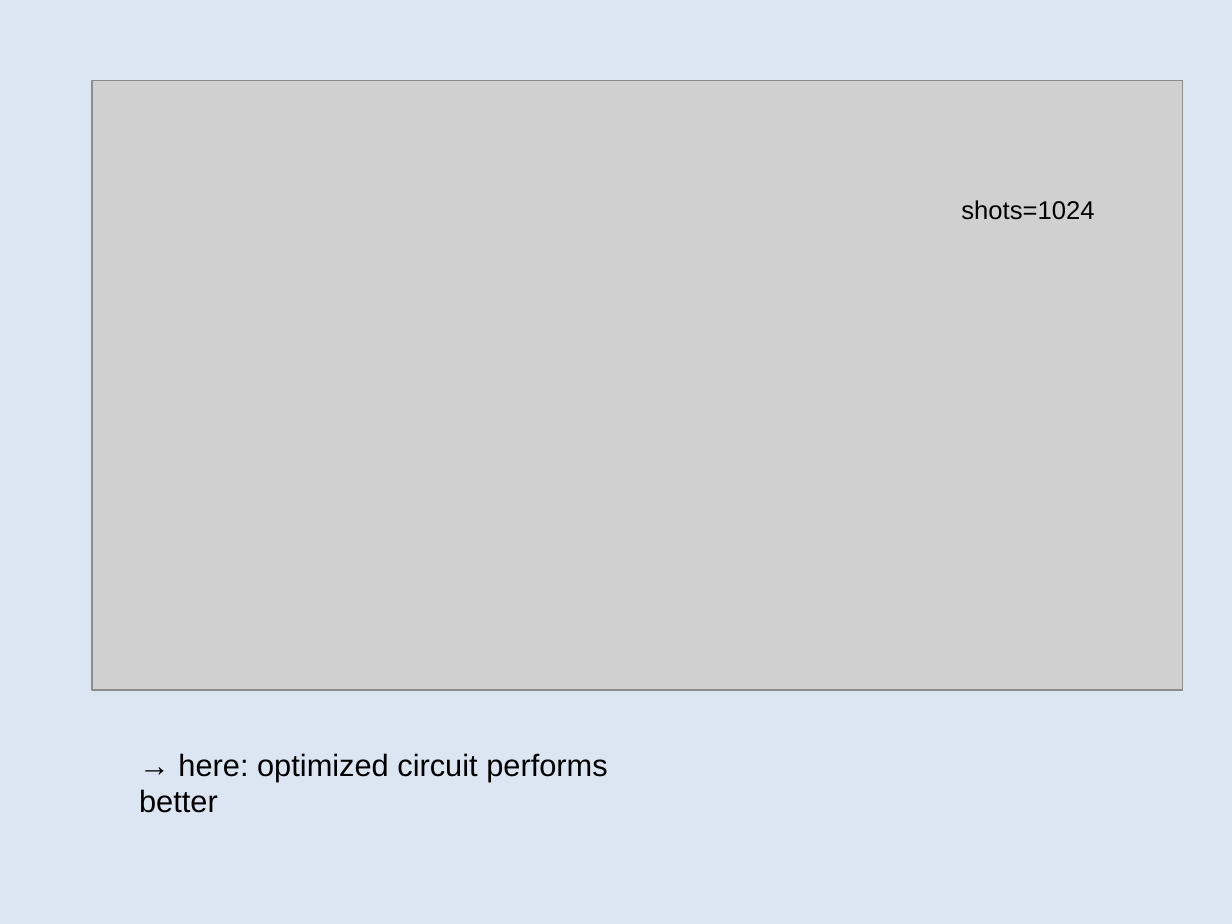
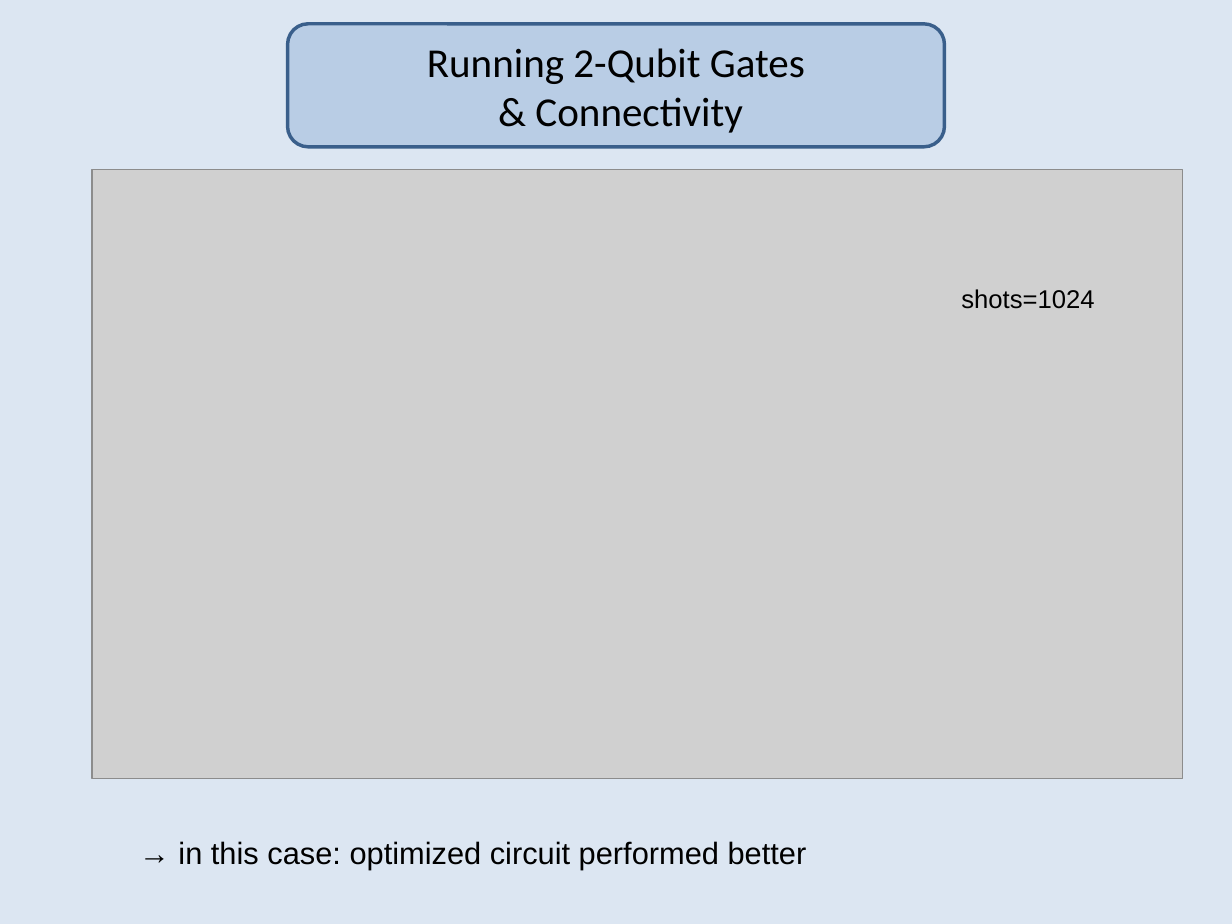
Before and after one commit to 534ttl3/sqits, a slide deck: slide 8 of presentation/part1-chris-basics-and-connectivity.pptx. Drawn at 1232x924 pixels with LibreOffice and Linux fonts; fonts in the diff are those of the drawing; grey boxes stand for pictures. Boxes give left, top, right and bottom in pixels: in the first picture for what was removed or moved away, otherwise in the second. Text is boxed around its words. In the diff, an @@ line names an element or a change of style, - is before the commit and + after.

```diff
--- a/presentation/part1-chris-basics-and-connectivity.pptx
+++ b/presentation/part1-chris-basics-and-connectivity.pptx
@@ rounded rectangle added at box(287, 23, 944, 147), fill #B9CDE5, outline #3A5F8C 2 pt, 24 pt, text #000000 @@
+Running 2-Qubit Gates
+& Connectivity
@@ picture: place and size @@
-picture at box(92, 80, 1183, 690)
+picture at box(92, 169, 1183, 779)
@@ text "shots=1024": place and size @@
-text "shots=1024" at box(961, 200, 1094, 220)
+text "shots=1024" at box(961, 289, 1094, 309)
@@ text at box(178, 841, 807, 870): text changed @@
-→ here: optimized circuit performs better
+→ in this case: optimized circuit performed better
```
Also in this commit, not shown: 4 other slides changed, 6 other files.
